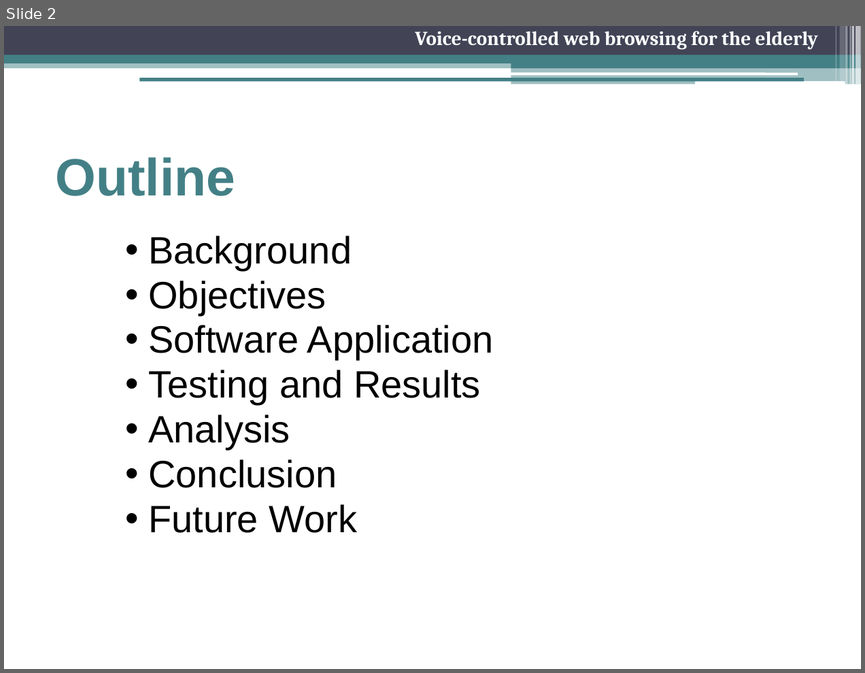
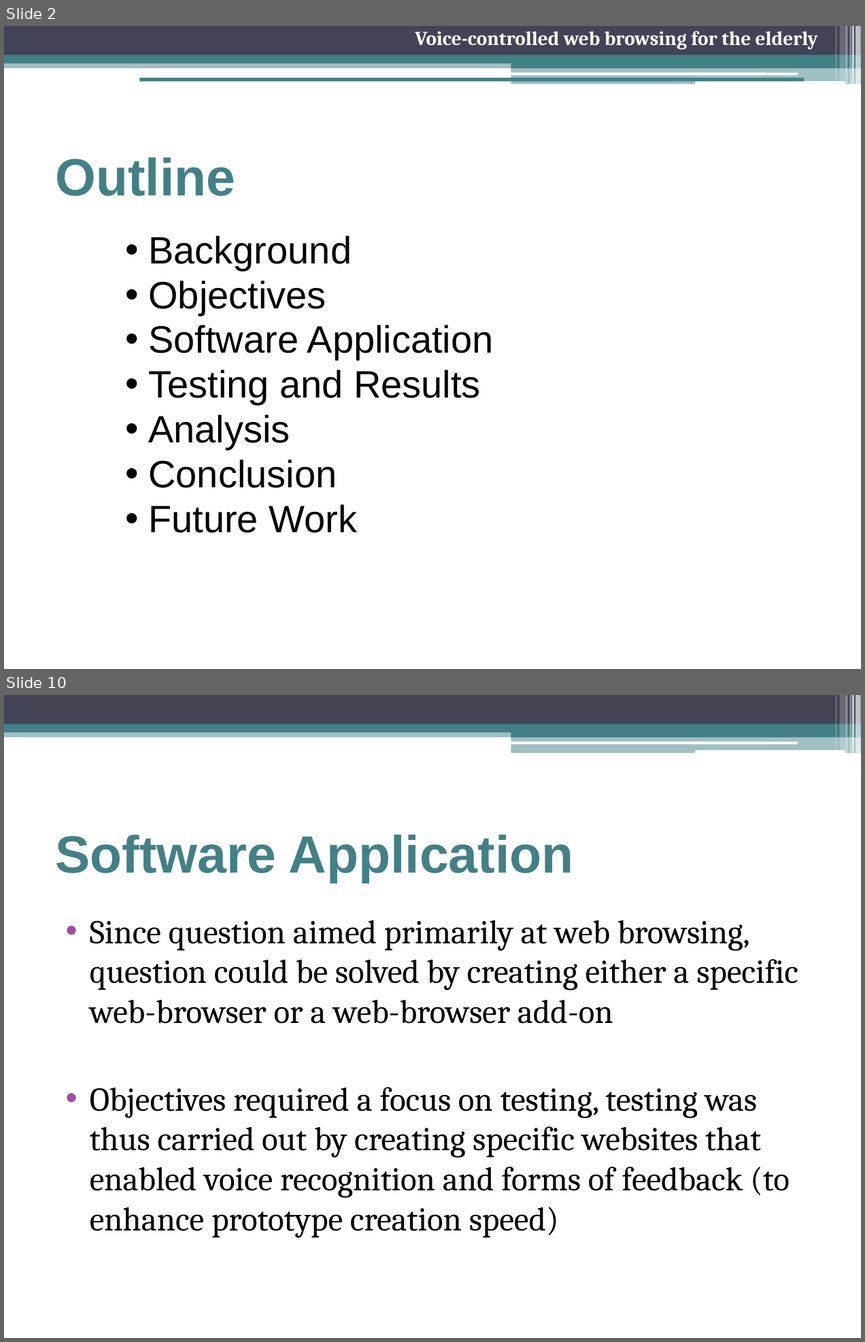
Before and after one commit to freecole/Lab-project, a slide deck: Presentation/Final Presentation.pptx. Shown one above the other, each under a label of ours: slide 2 before the commit, slides 2 and 10 after it; the slides between them are not shown. The pictures are 865x673 and 865x1342 pixels, drawn with LibreOffice and Linux fonts; fonts in the diff are those of the drawing. Boxes give left, top, right and bottom in pixels: in the first picture for what was removed or moved away, otherwise in the second. Text is boxed around its words. In the diff, an @@ line names an element or a change of style, - is before the commit and + after.

```diff
--- a/Presentation/Final Presentation.pptx
+++ b/Presentation/Final Presentation.pptx
@@ slide 10 added at (4,695,861,1338), background #FFFFFF; not listed: 13 template elements that a slide beside it also shows @@
@@ title added at (55,834,574,883), 44 pt, text #438086, bold @@
+Software Application
@@ text added at (90,920,798,1238), 28 pt, text #000000 @@
+• Since question aimed primarily at web browsing, question could be solved by creating either a specific web-browser or a web-browser add-on
+• Objectives required a focus on testing, testing was thus carried out by creating specific websites that enabled voice recognition and forms of feedback (to enhance prototype creation speed)
```
Also in this commit, not shown: 14 slides changed, 10 other slides added, 4 slides removed.
